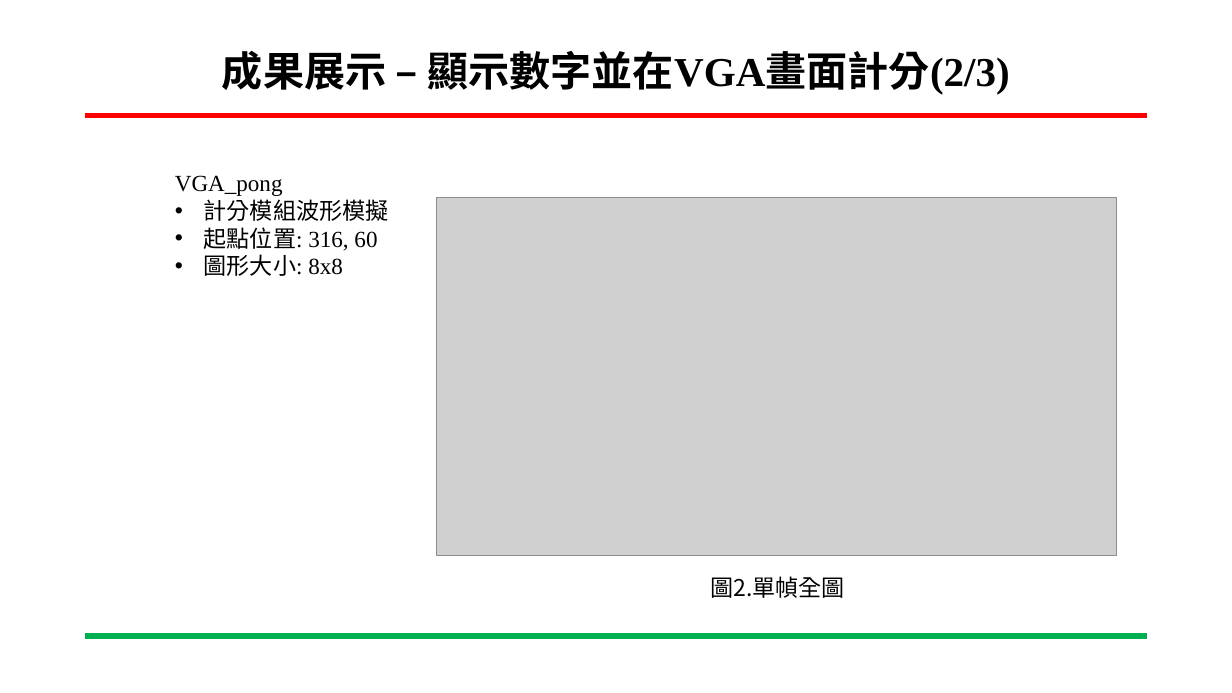
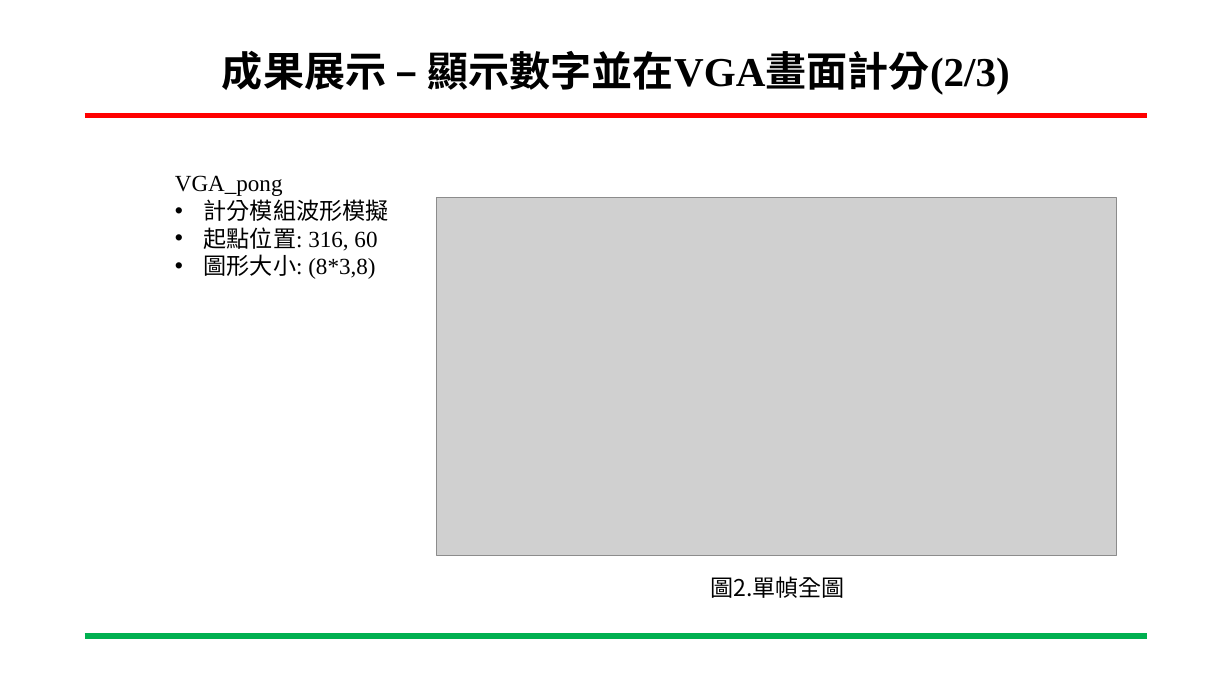
Before and after one commit to ing0331/FPGA, a slide deck: slide 19 of HW6_BRam_VGA/N06-Tutorial/專案進度報告-BRam_VGA-吳東穎-20230525.pptx (slide 17 before the commit). Drawn at 1232x693 pixels with LibreOffice and Linux fonts; fonts in the diff are those of the drawing; grey boxes stand for pictures; background and template pictures are left out. Boxes give left, top, right and bottom in pixels: in the first picture for what was removed or moved away, otherwise in the second. Text is boxed around its words. In the diff, an @@ line names an element or a change of style, - is before the commit and + after.

```diff
--- a/HW6_BRam_VGA/N06-Tutorial/專案進度報告-BRam_VGA-吳東穎-20230525.pptx
+++ b/HW6_BRam_VGA/N06-Tutorial/專案進度報告-BRam_VGA-吳東穎-20230525.pptx
@@ text at bbox=[204, 254, 375, 279]: text changed @@
-• 圖形大小: 8x8
+• 圖形大小: (8*3,8)
```
Also in this commit, not shown: 2 other slides changed, 3 slides added, 8 other files.
